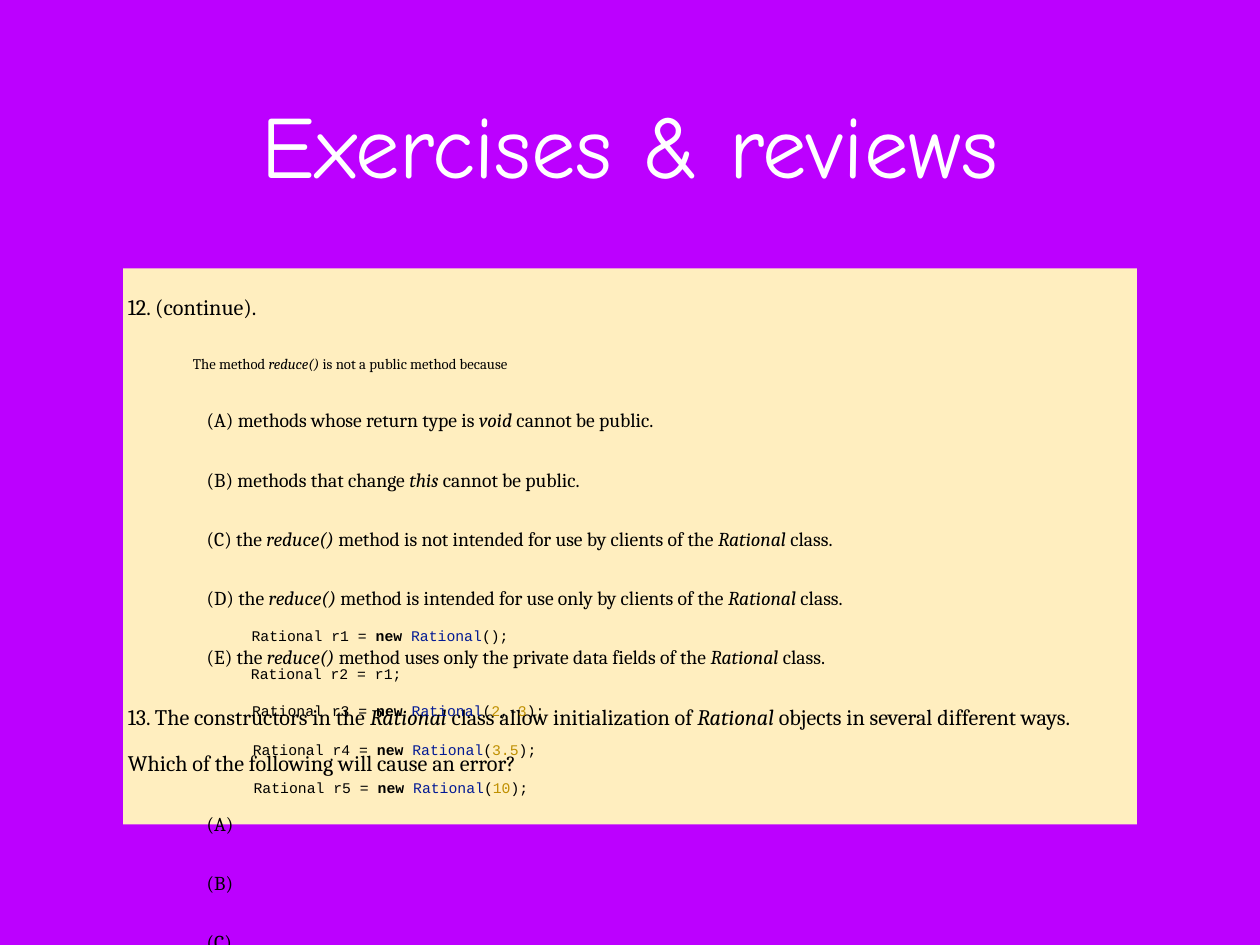
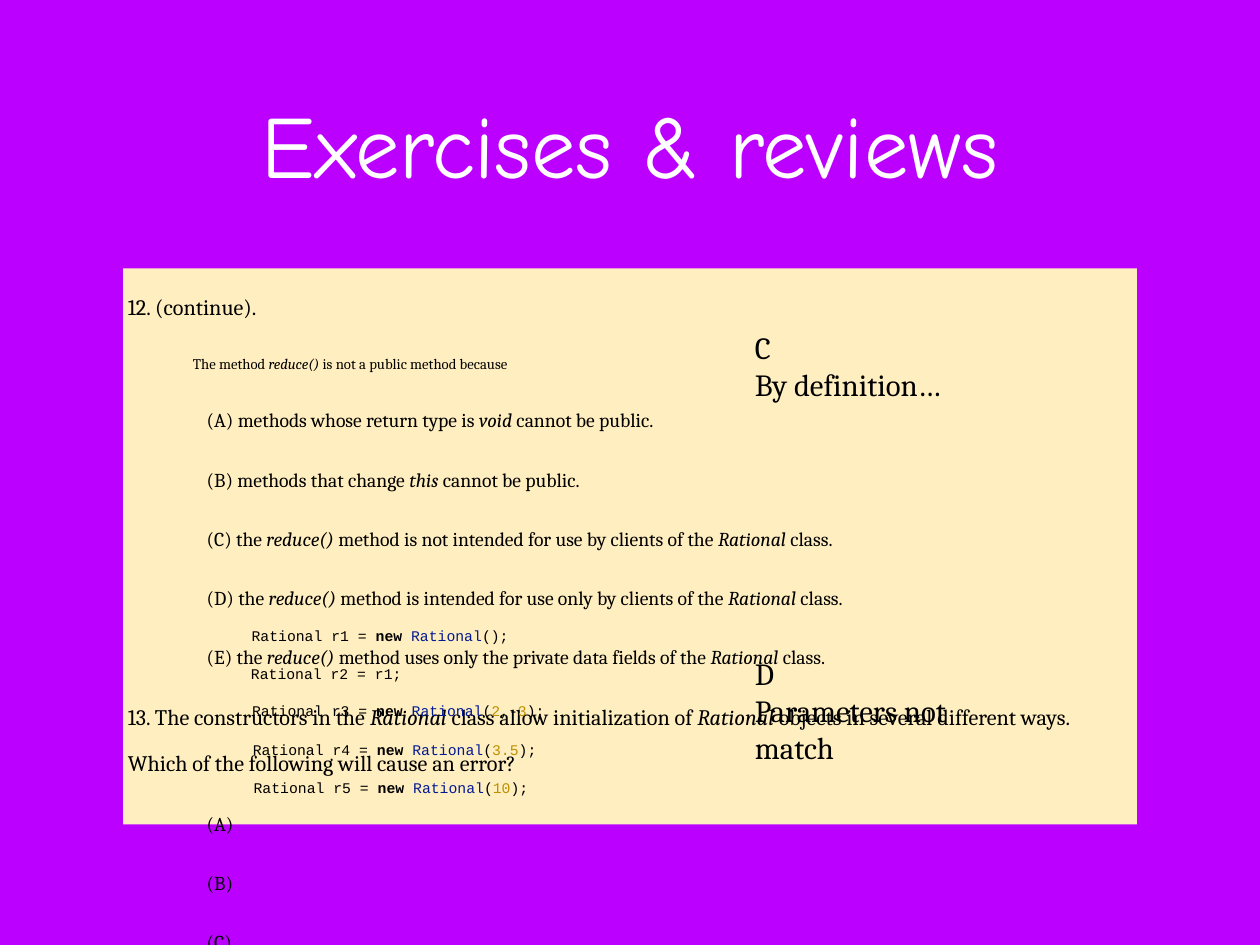
Before and after one commit to difficultcho/AP-A-2018.01.27--, a slide deck: slide 140 of AP计算机A-2018.01.27-张淼.pptx (slide 139 before the commit). Drawn at 1260x945 pixels with LibreOffice and Linux fonts; fonts in the diff are those of the drawing; background and template pictures are left out. Boxes give left, top, right and bottom in pixels: in the first picture for what was removed or moved away, otherwise in the second. Text is boxed around its words. In the diff, an @@ line names an element or a change of style, - is before the commit and + after.

```diff
--- a/AP计算机A-2018.01.27-张淼.pptx
+++ b/AP计算机A-2018.01.27-张淼.pptx
@@ text added at [755, 338, 941, 403], 25 pt, text #000000 @@
+C
+By definition…
@@ text added at [755, 657, 946, 760], 25 pt, text #000000 @@
+D
+Parameters not match
```
Also in this commit, not shown: 25 other slides changed, 1 slide added.
